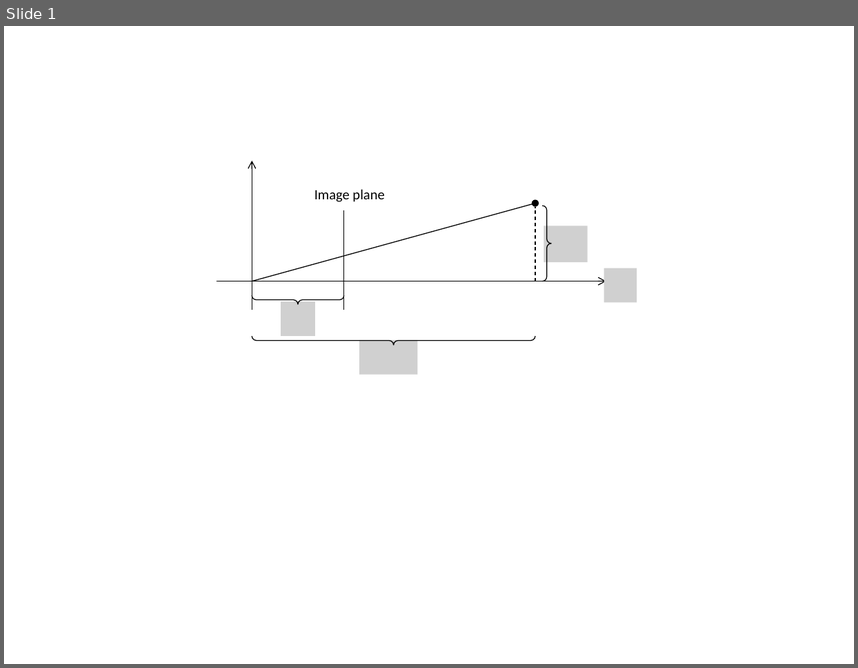
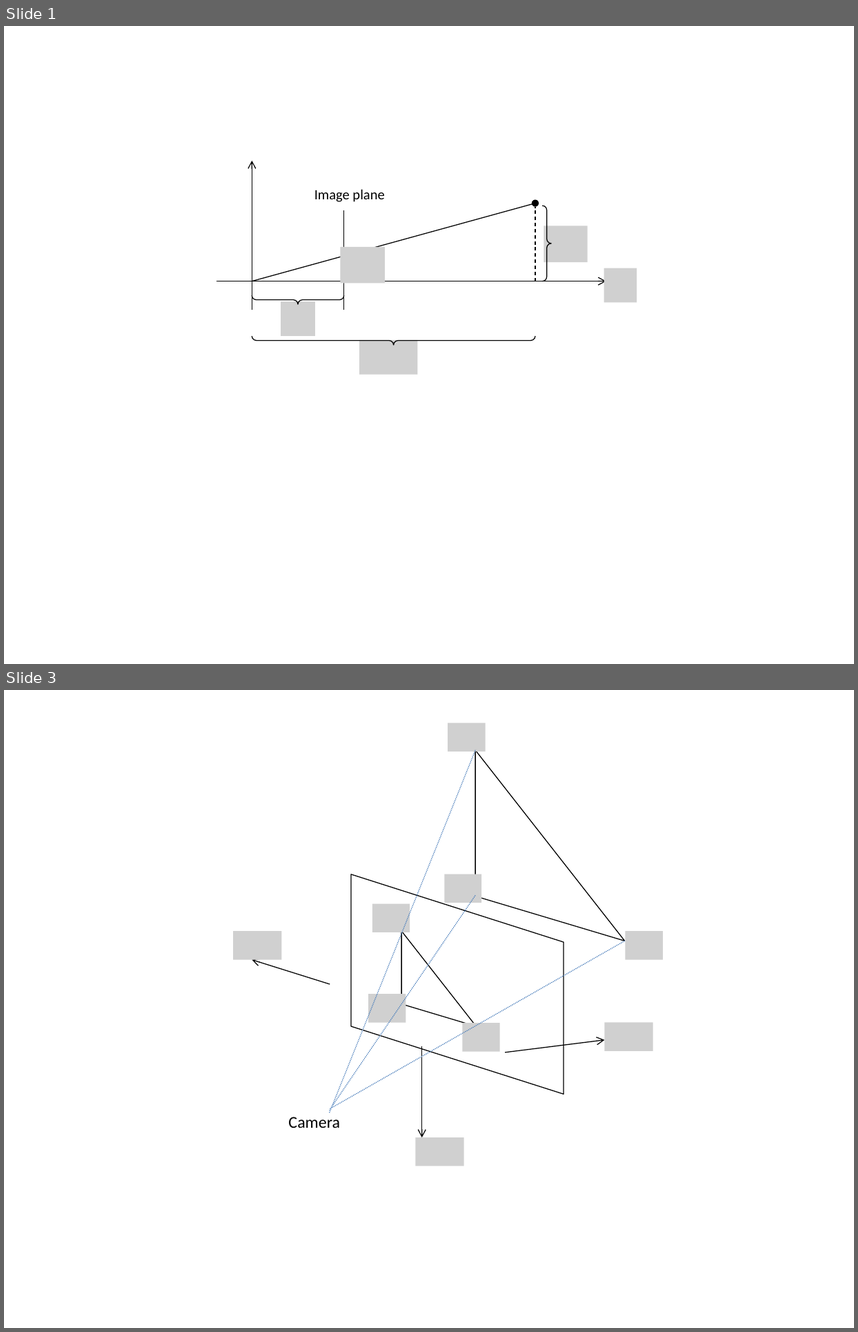
Before and after one commit to gnishida/SketchingReality, a slide deck: Figures.pptx. Shown one above the other, each under a label of ours: slide 1 before the commit, slides 1 and 3 after it; the slides between them are not shown. The pictures are 858x668 and 858x1332 pixels, drawn with LibreOffice and Linux fonts; fonts in the diff are those of the drawing; grey boxes stand for pictures. Boxes give left, top, right and bottom in pixels: in the first picture for what was removed or moved away, otherwise in the second. Text is boxed around its words. In the diff, an @@ line names an element or a change of style, - is before the commit and + after.

```diff
--- a/Figures.pptx
+++ b/Figures.pptx
@@ slide 3 added at (4, 690, 854, 1328), background #FFFFFF @@
@@ picture added at (448, 723, 485, 752) @@
@@ line added from (476, 750) to (330, 1112), #4B7EBC 0.75 pt dashed @@
@@ freeform shape added at (476, 750, 626, 940), fill #FFFFFF, outline #000000 0.75 pt @@
@@ parallelogram added at (351, 874, 564, 1094), outline #000000 0.75 pt @@
@@ picture added at (444, 874, 481, 903) @@
@@ line added from (476, 895) to (330, 1110), #4B7EBC 0.75 pt dashed @@
@@ picture added at (372, 903, 410, 932) @@
@@ picture added at (234, 931, 282, 960) @@
@@ freeform shape added at (402, 931, 477, 1026), fill #FFFFFF, outline #000000 0.75 pt @@
@@ picture added at (626, 931, 663, 960) @@
@@ line added from (624, 940) to (332, 1107), #4B7EBC 0.75 pt dashed @@
@@ arrow added from (330, 984) to (252, 960), #000000 0.75 pt @@
@@ picture added at (369, 994, 406, 1023) @@
@@ picture added at (462, 1023, 499, 1052) @@
@@ arrow added from (505, 1052) to (605, 1039), #000000 0.75 pt @@
@@ picture added at (605, 1023, 653, 1052) @@
@@ arrow added from (422, 1046) to (422, 1137), #000000 0.75 pt @@
@@ text added at (288, 1116, 340, 1127), 14 pt, text #000000 @@
+Camera
@@ picture added at (415, 1137, 464, 1166) @@
@@ slide 1 changed as well @@
@@ picture added at (341, 247, 385, 283) @@
```
Also in this commit, not shown: 1 other slide added, 1 other file.
